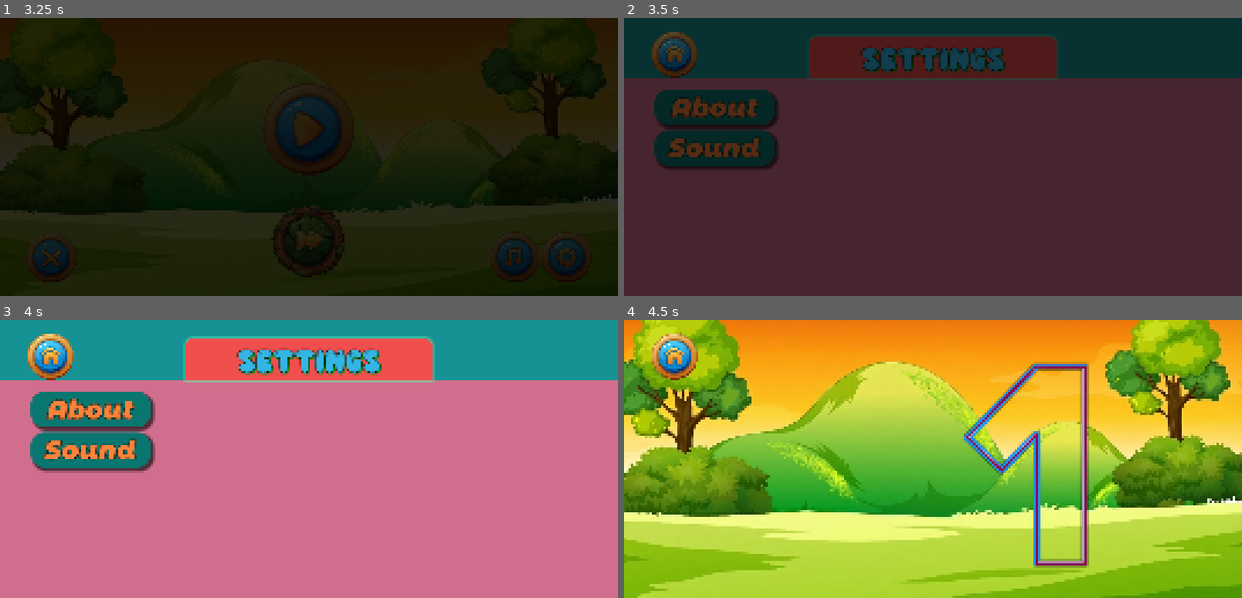
Above: before the commit, frames 1-4 (two rows, left to right).
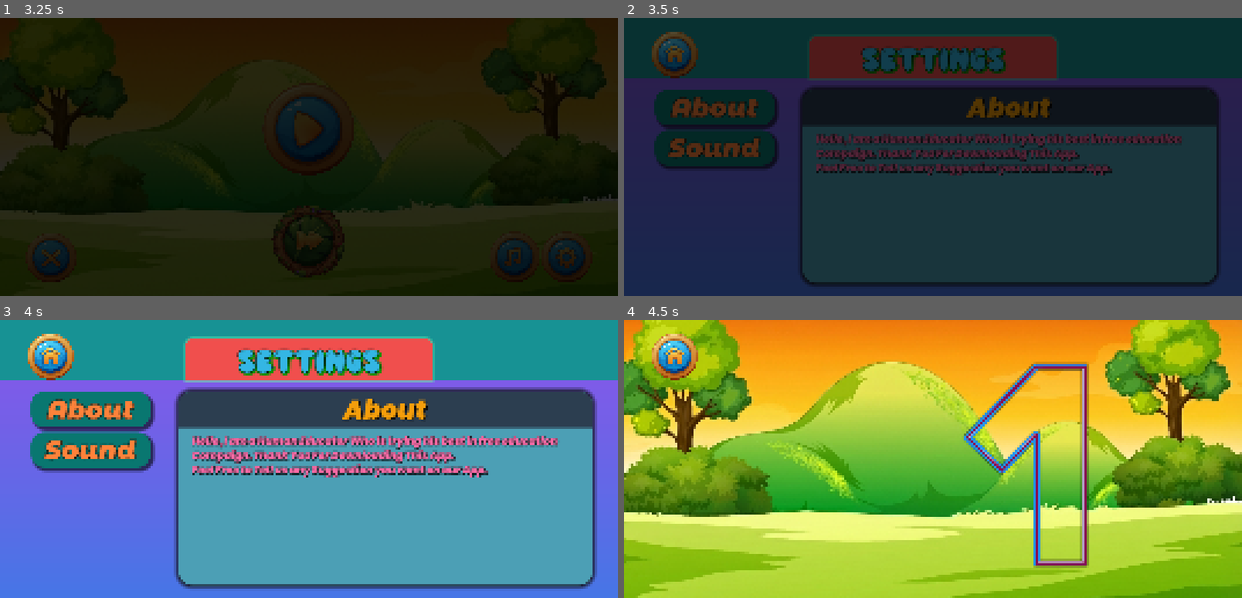
Above: after the commit, the same moments.

Repository: PramodCody/Kids_Classium
Game: Godot game, scene res://01_Main_Screen/01_Menu_Screen/scenes/menu_screen.tscn
Two runs of this game, one before a commit and one after it. Both use one fixed random seed, a clock stepped at 60 frames per second and the inputs below. Sound files missing from this copy of the repository are replaced by a short silence.
Inputs (mouse positions are in pixels of both pictures, inside the frame that each line leads up to):
- Up to frame 1 (3.25 s): click (309, 240) at 0.5 s; click (49, 54) at 1.25 s; click (512, 257) at 2 s; click (568, 257) at 2.75 s
- Up to frame 2 (3.5 s): no input
- Up to frame 3 (4 s): click (49, 356) at 3.5 s
- Up to frame 4 (4.5 s): click (933, 431) at 4.25 s

Frame 1 is identical in both runs. In frame 2, 70% of the frame differs, in the area x 0-100%, y 10-100%; in frame 3, 73%; in frame 4, nothing differs.

Commit message:
About_Dialog of Settings Completed

Diff:
--- a/01_Main_Screen/03_Settings/scenes/about_dialog.tscn
+++ b/01_Main_Screen/03_Settings/scenes/about_dialog.tscn
@@ -1,35 +1,75 @@
-[gd_scene load_steps=2 format=3 uid="uid://cbd17hidrcmt6"]
+[gd_scene load_steps=5 format=3 uid="uid://cbd17hidrcmt6"]
+
+[ext_resource type="FontFile" uid="uid://bacib2a5cl6vh" path="res://01_Main_Screen/03_Settings/assests/Poppins-BlackItalic.ttf" id="1_f6xdr"]
+
+[sub_resource type="StyleBoxFlat" id="StyleBoxFlat_8ga3f"]
+bg_color = Color(0.2977817, 0.62428975, 0.7096007, 1)
+corner_radius_top_left = 50
+corner_radius_top_right = 50
+corner_radius_bottom_right = 50
+corner_radius_bottom_left = 50
+shadow_color = Color(0.101960786, 0.10980392, 0.17254902, 1)
+shadow_size = 20
+
+[sub_resource type="StyleBoxFlat" id="StyleBoxFlat_0j0g5"]
+bg_color = Color(0.17254902, 0.24313726, 0.3137255, 1)
+corner_radius_top_left = 50
+corner_radius_top_right = 50
 
 [sub_resource type="LabelSettings" id="LabelSettings_8ga3f"]
-font_size = 80
+font_size = 100
+font_color = Color(0.9607843, 0.61960787, 0.043137256, 1)
+shadow_size = 5
+shadow_color = Color(0, 0, 0, 0.95686275)
+shadow_offset = Vector2(5, 5)
 
-[node name="About_Dialog" type="PanelContainer"]
-anchors_preset = -1
-anchor_left = 0.29
-anchor_top = 0.2
-anchor_right = 0.95
-anchor_bottom = 0.9
-offset_right = 40.0
-offset_bottom = 40.0
+[node name="About_Dialog" type="Panel"]
+anchors_preset = 15
+anchor_right = 1.0
+anchor_bottom = 1.0
+grow_horizontal = 2
+grow_vertical = 2
+theme_override_styles/panel = SubResource("StyleBoxFlat_8ga3f")
 metadata/_edit_use_anchors_ = true
 
 [node name="VBoxContainer" type="VBoxContainer" parent="."]
-layout_mode = 2
+layout_mode = 1
+anchors_preset = -1
+anchor_right = 1.0
+anchor_bottom = 1.0
+metadata/_edit_use_anchors_ = true
 
 [node name="Title" type="PanelContainer" parent="VBoxContainer"]
 layout_mode = 2
 size_flags_vertical = 3
 size_flags_stretch_ratio = 0.2
+theme_override_styles/panel = SubResource("StyleBoxFlat_0j0g5")
 
 [node name="Label" type="Label" parent="VBoxContainer/Title"]
 layout_mode = 2
+theme_override_fonts/font = ExtResource("1_f6xdr")
 text = "About"
 label_settings = SubResource("LabelSettings_8ga3f")
 horizontal_alignment = 1
+vertical_alignment = 1
 
-[node name="RichTextLabel" type="RichTextLabel" parent="VBoxContainer"]
+[node name="MarginContainer" type="MarginContainer" parent="VBoxContainer"]
 layout_mode = 2
 size_flags_vertical = 3
+theme_override_constants/margin_left = 50
+theme_override_constants/margin_top = 20
+theme_override_constants/margin_right = 50
+theme_override_constants/margin_bottom = 20
+
+[node name="RichTextLabel" type="RichTextLabel" parent="VBoxContainer/MarginContainer"]
+layout_mode = 2
+size_flags_vertical = 3
+theme_override_colors/default_color = Color(0.9814107, 0.4187749, 0.65018797, 1)
+theme_override_colors/font_shadow_color = Color(0, 0, 0, 0.7294118)
+theme_override_constants/shadow_outline_size = 10
+theme_override_constants/shadow_offset_x = 2
+theme_override_constants/shadow_offset_y = 2
+theme_override_fonts/normal_font = ExtResource("1_f6xdr")
 theme_override_font_sizes/normal_font_size = 40
 text = "Hello, I am a Human Educator Who is trying his best in free education Compaign. Thank You For Downloading This App.
 Feel Free to Tell us any Suggestion you want on our App."
--- a/01_Main_Screen/03_Settings/scenes/settings_dialog.tscn
+++ b/01_Main_Screen/03_Settings/scenes/settings_dialog.tscn
@@ -8,6 +8,14 @@
 [ext_resource type="Texture2D" uid="uid://cvxnovl846ury" path="res://00_Global_Commons/assests/General_Button.webp" id="6_5tvld"]
 [ext_resource type="Script" uid="uid://f80gok7fjyoh" path="res://00_Global_Commons/scripts/home_button.gd" id="7_rgpvf"]
 
+[sub_resource type="Gradient" id="Gradient_8ga3f"]
+colors = PackedColorArray(0.5568628, 0.32941177, 0.9137255, 1, 0.2784314, 0.4627451, 0.9019608, 1)
+
+[sub_resource type="GradientTexture2D" id="GradientTexture2D_rgpvf"]
+gradient = SubResource("Gradient_8ga3f")
+fill_from = Vector2(0.5, 0)
+fill_to = Vector2(0.5, 1)
+
 [sub_resource type="StyleBoxFlat" id="StyleBoxFlat_r1634"]
 bg_color = Color(0.9395096, 0.30768842, 0.30241117, 1)
 corner_radius_top_left = 30
@@ -21,7 +29,7 @@
 font_color = Color(0.20604464, 0.71396583, 0.8941005, 1)
 outline_size = 10
 outline_color = Color(0, 0, 0, 1)
-shadow_size = 10
+shadow_size = 25
 shadow_color = Color(0, 0.5882353, 0, 0.94509804)
 shadow_offset = Vector2(5, 5)
 
@@ -105,14 +113,14 @@
 grow_vertical = 2
 metadata/_edit_use_anchors_ = true
 
-[node name="Background" type="ColorRect" parent="."]
-layout_mode = 1
-anchors_preset = 15
-anchor_right = 1.0
-anchor_bottom = 1.0
-grow_horizontal = 2
-grow_vertical = 2
-color = Color(0.8185868, 0.43177572, 0.55112237, 1)
+[node name="Background" type="TextureRect" parent="."]
+layout_mode = 1
+anchors_preset = 15
+anchor_right = 1.0
+anchor_bottom = 1.0
+grow_horizontal = 2
+grow_vertical = 2
+texture = SubResource("GradientTexture2D_rgpvf")
 metadata/_edit_use_anchors_ = true
 
 [node name="Top" type="ColorRect" parent="Background"]
@@ -249,7 +257,6 @@
 
 [node name="About_Dialog" parent="Full_Vbox/Bottom/HBoxContainer/Action_Box" instance=ExtResource("2_dcewm")]
 unique_name_in_owner = true
-visible = false
 layout_mode = 2
 
 [node name="check" parent="Full_Vbox/Bottom/HBoxContainer/Action_Box" instance=ExtResource("3_dytvf")]
Binary file added: 01_Main_Screen/03_Settings/assests/Poppins-BlackItalic.ttf
Not shown, added: 01_Main_Screen/03_Settings/assests/Poppins-BlackItalic.ttf.import
Not shown: 1 places in 01_Main_Screen/03_Settings/scenes/settings_dialog.tscn that only renumber resources
Not shown, changed: Kids_Classium.apk
Not shown, changed: Kids_Classium.apk.idsig
